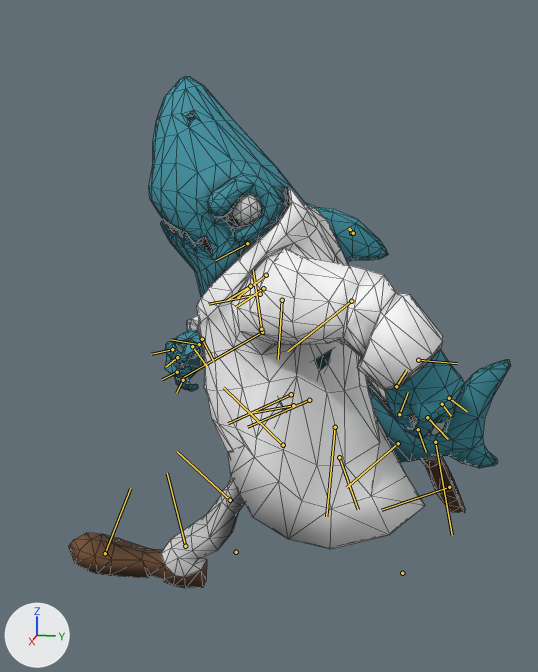
One commit to the FBX model Assets/Geometry/drFishead01.FBX: the scene before it, then after it.
The view is the same before and after, from a 50 mm camera at (2.45, 0.25, 1.55) aimed at (0.02, -0.24, 0.94). Lighting does not change. The marker at lower left points along +X, +Y and +Z. Both versions are drawn at frame 39 of the action 'Take 001'; the numbers are the values there. The bones that bend it are drawn over the model as lines. Mesh edges are drawn as thin lines.

The first picture shows 'drFishead'.
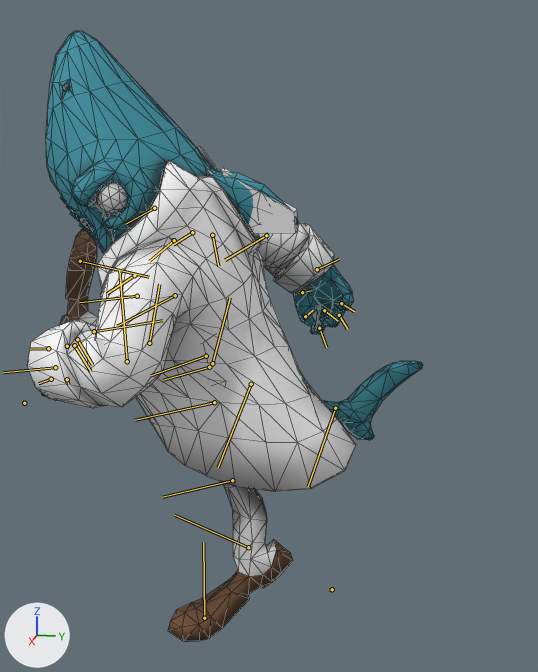
Pixel boxes (x1, y1, x2, y2) of what changed, in the pictures (538 x 672 px):
'drFishead', posed (11% narrower, 19% taller): before (68, 76, 511, 588); after (27, 30, 423, 642)
'Box001', now drawn: after (220, 168, 298, 234)
bone 'Bip01 PelvisBone01', root to tip: before (293, 405) to (293, 405); after (209, 367) to (209, 367)
bone 'Bip01 Pelvis', root to tip: before (293, 405) to (248, 413); after (209, 367) to (163, 380)
bone 'Bip01 Spine', root to tip: before (291, 394) to (228, 423); after (206, 356) to (151, 375)
bone 'Bip01 L UpperArm', root to tip: before (282, 300) to (278, 359); after (137, 296) to (79, 302)
bone 'Bip01 L Forearm', root to tip: before (351, 301) to (287, 351); after (127, 361) to (119, 269)
bone 'Bip01 R UpperArm', root to tip: before (260, 294) to (208, 304); after (212, 235) to (218, 266)
bone 'Bip01 R Forearm', root to tip: before (261, 329) to (253, 269); after (266, 235) to (225, 260)
bone 'Bip01 L Thigh', root to tip: before (283, 445) to (223, 387); after (214, 402) to (135, 420)
bone 'Bip01 L Foot', root to tip: before (185, 546) to (167, 473); after (248, 547) to (174, 515)
bone 'Bip01 L Toe0', root to tip: before (105, 553) to (130, 488); after (204, 618) to (203, 542)
bone 'Bip01 R Thigh', root to tip: before (309, 400) to (247, 427); after (212, 363) to (230, 297)
bone 'Bip01 R Calf', root to tip: before (339, 457) to (358, 509); after (149, 343) to (159, 284)
bone 'Bip01 R Foot', root to tip: before (398, 443) to (346, 487); after (94, 331) to (162, 320)
bone 'Bip01Tail1', root to tip: before (335, 427) to (326, 516); after (251, 384) to (218, 467)
bone 'Bip01Tail2', root to tip: before (435, 442) to (452, 535); after (335, 408) to (308, 486)

The change in detail:
Bone 'Bip01 PelvisBone01' (bone_bip01_pelvisbone01) moves from (-6.4, 0.0, 0.8) to (-18.7, 30.4, 2.3).
Bone 'Bip01 PelvisBone01' (bone_bip01_pelvisbone01) turns from (0, 0, 0) to (-13, 0, 2) degrees about its own x, y and z.
Bone 'Bip01 Pelvis' (bone_bip01_pelvis) turns from (-2, 1, 15) to (3, -1, 15) degrees about its own x, y and z.
Bone 'Bip01 Spine' (bone_bip01_spine) turns from (22, 0, 10) to (-22, 0, 10) degrees about its own x, y and z.
Bone 'Bip01 L UpperArm' (bone_bip01_l_upperarm) turns from (30, -20, -60) to (-12, -28, 26) degrees about its own x, y and z.
Bone 'Bip01 L Forearm' (bone_bip01_l_forearm) turns from (0, 0, 33) to (-15, -3, 80) degrees about its own x, y and z.
Bone 'Bip01 R UpperArm' (bone_bip01_r_upperarm) turns from (12, 28, 26) to (-30, 20, -60) degrees about its own x, y and z.
Bone 'Bip01 R Forearm' (bone_bip01_r_forearm) turns from (15, 3, 80) to (0, 0, 33) degrees about its own x, y and z.
Bone 'Bip01 L Thigh' (bone_bip01_l_thigh) turns from (6, 8, 68) to (3, 12, 15) degrees about its own x, y and z.
Bone 'Bip01 L Foot' (bone_bip01_l_foot) turns from (-14, 0, -67) to (-17, -4, -63) degrees about its own x, y and z.
Bone 'Bip01 L Toe0' (bone_bip01_l_toe0) turns from (-1, -1, 9) to (-5, -3, 36) degrees about its own x, y and z.
Bone 'Bip01 R Thigh' (bone_bip01_r_thigh) turns from (-5, -11, 1) to (-3, -18, 133) degrees about its own x, y and z.
Bone 'Bip01 R Calf' (bone_bip01_r_calf) turns from (-1, 2, -57) to (0, -1, 20) degrees about its own x, y and z.
Bone 'Bip01 R Foot' (bone_bip01_r_foot) turns from (5, -7, -45) to (8, 8, -35) degrees about its own x, y and z.
Bone 'Bip01Tail1' (bone_bip01tail1) turns from (0, 0, -6) to (2, -9, 11) degrees about its own x, y and z.
Bone 'Bip01Tail2' (bone_bip01tail2) turns from (0, 0, 0) to (4, 0, 10) degrees about its own x, y and z.
